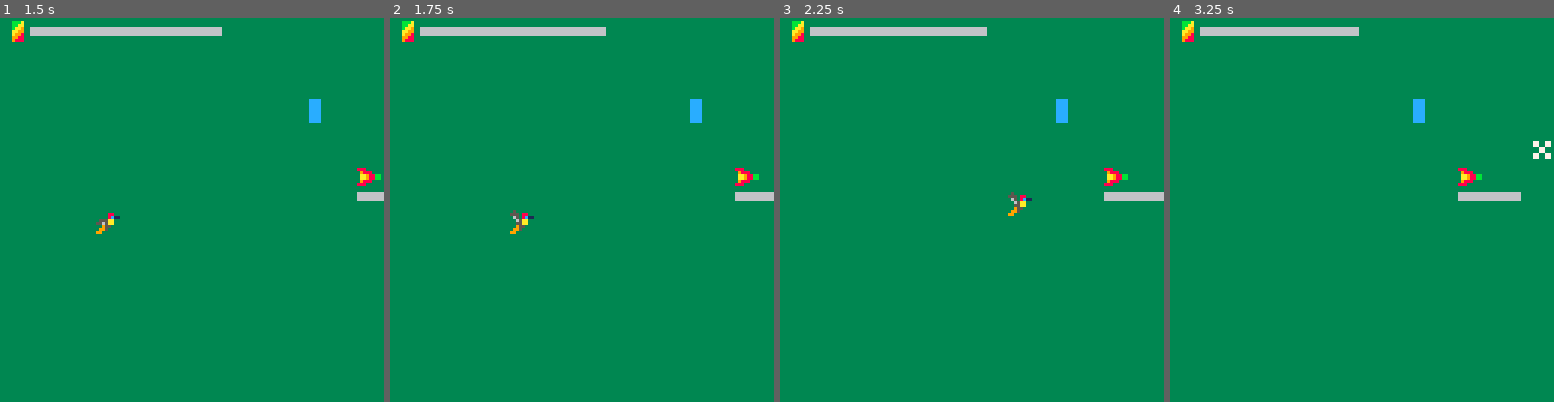
Above: before the commit, frames 1-4 (left to right).
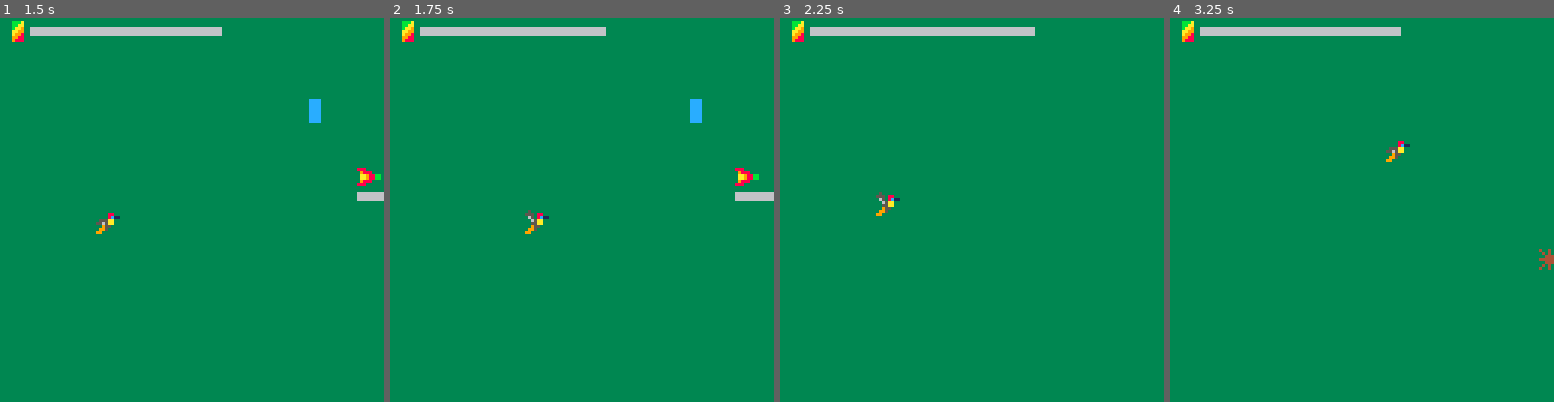
Above: after the commit, the same moments.

Repository: Cuttleshock/PICO-8-projects
Game: PICO-8 cartridge humm.p8
The game is run twice, just before and just after one commit, with the same random seed, the same clock (stepped at 60 frames per second) and the same inputs.
Inputs:
- Up to frame 1 (1.5 s): tap X (X key) at 0.33, 1.07 s; tap O (Z key) at 0.7 s
- Up to frame 2 (1.75 s): hold Right from 1.6 s (still down); tap O (Z key) at 1.7 s
- Up to frame 3 (2.25 s): tap X (X key) at 1.85 s; release Right at 2.1 s; tap O (Z key) at 2.1 s; hold Up from 2.15 s (still down)
- Up to frame 4 (3.25 s): release Up at 2.42 s; hold Right 2.47-3.03 s; tap O (Z key) at 2.5, 2.9 s; tap X (X key) at 2.97 s; hold Left from 3.08 s (still down)

Frame 1 is identical in both runs. In frame 2, 0.3% of the frame differs, in the area x 31-42%, y 50-57%; in frame 3, 1.4%; in frame 4, 1.4%, in the area x 49-100%, y 2-66%.

Commit message:
Reduce friction

Diff:
--- a/humm.p8
+++ b/humm.p8
@@ -342,7 +342,7 @@
 
 function _init()
 	pc = humm{
-	 friction=0.6,
+	 friction=0.8,
 	 impulse=2,
 	 juice=300,
 	}
